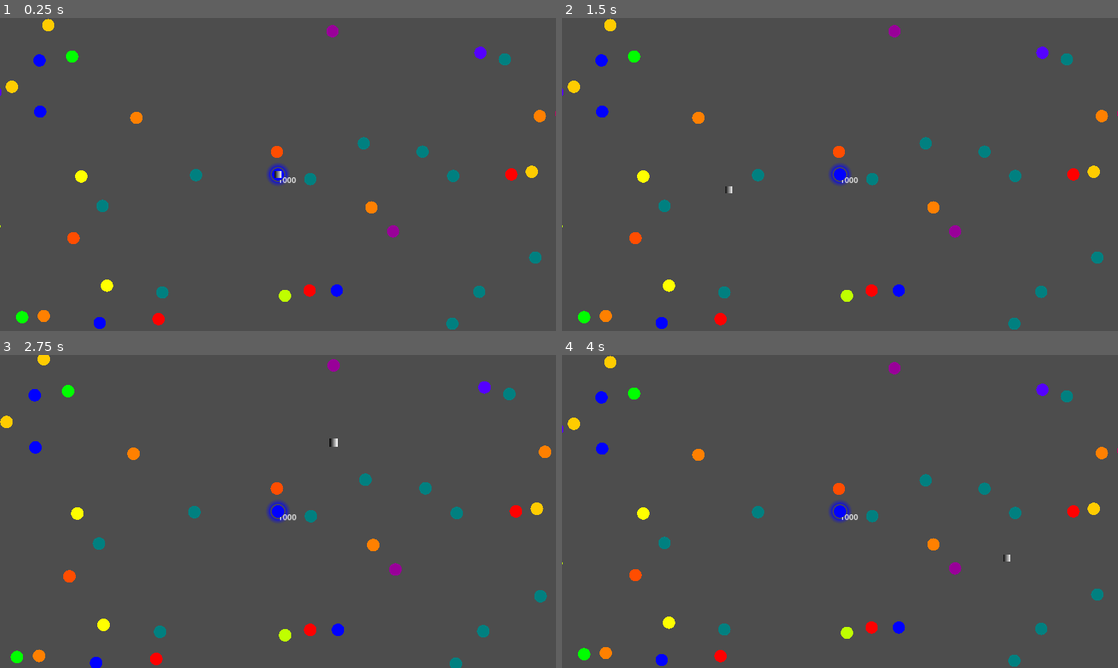
Above: before the commit, frames 1-4 (two rows, left to right).
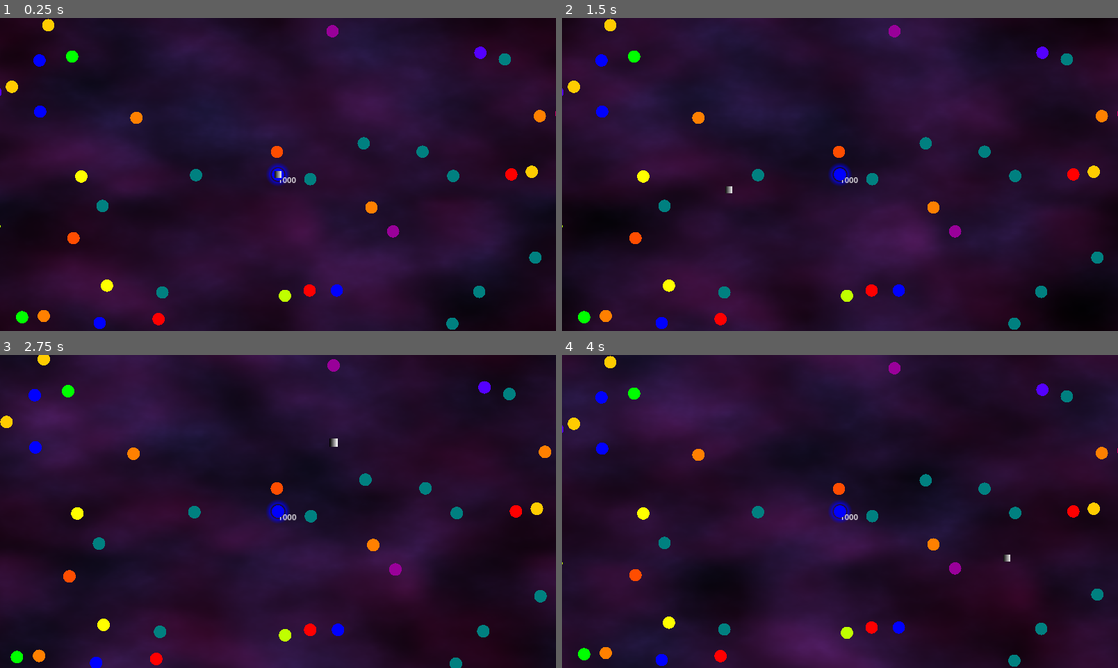
Above: after the commit, the same moments.

Repository: everett-ripley/Colour-Cascade-Game
Game: Godot game, scene res://Scenes/game_scene.tscn
The game is run twice, just before and just after one commit, with the same random seed, the same clock (stepped at 60 frames per second) and the same inputs. The project has no main scene, so this scene is started directly.
Inputs (mouse positions are in pixels of both pictures, inside the frame that each line leads up to):
- Up to frame 1 (0.25 s): no input
- Up to frame 2 (1.5 s): tap Enter at 0.5 s; move the mouse to (962, 158) at 0.52 s; click (962, 158) at 0.6 s; tap R (Reset, bound only after the commit) at 1.25 s; move the mouse to (728, 190) at 1.27 s; right-click (728, 190) at 1.35 s
- Up to frame 3 (2.75 s): tap R (Reset, bound only after the commit) at 2 s; move the mouse to (333, 442) at 2.02 s; tap Mouse wheel up (ZoomIn) at 2.1 s
- Up to frame 4 (4 s): tap R (Reset, bound only after the commit) at 2.75, 3.5 s; move the mouse to (812, 574) at 2.77 s; tap Mouse wheel down (ZoomOut) at 2.85 s; move the mouse to (1006, 558) at 3.52 s; click (1006, 558) at 3.6 s

The runs differ from the first frame. In frame 1, 97% of the frame differs, in the area x 0-100%, y 0-100%; in frame 2, 97%; in frame 3, 97%; in frame 4, 97%.

Commit message:
Background shader and position reset

Diff:
--- /dev/null
+++ b/Materials/background_material.tres
@@ -0,0 +1,35 @@
+[gd_resource type="ShaderMaterial" load_steps=6 format=3 uid="uid://cpskypnhrpl8e"]
+
+[ext_resource type="Shader" path="res://Scenes/background_shader.gdshader" id="1_5ebr0"]
+
+[sub_resource type="FastNoiseLite" id="FastNoiseLite_0woec"]
+noise_type = 3
+frequency = 0.0056
+fractal_octaves = 8
+fractal_lacunarity = 2.04
+fractal_gain = 0.745
+fractal_weighted_strength = 0.69
+
+[sub_resource type="NoiseTexture2D" id="NoiseTexture2D_3pmxs"]
+seamless = true
+noise = SubResource("FastNoiseLite_0woec")
+
+[sub_resource type="FastNoiseLite" id="FastNoiseLite_wvhae"]
+noise_type = 4
+frequency = 0.013
+fractal_lacunarity = 1.47
+fractal_gain = 0.79
+fractal_weighted_strength = 0.64
+
+[sub_resource type="NoiseTexture2D" id="NoiseTexture2D_ool3e"]
+seamless = true
+noise = SubResource("FastNoiseLite_wvhae")
+
+[resource]
+shader = ExtResource("1_5ebr0")
+shader_parameter/colour1 = Color(0.129412, 0.0980392, 0.262745, 1)
+shader_parameter/colour2 = Color(0.211765, 0.0196078, 0.145098, 1)
+shader_parameter/direction1 = Vector2(0.05, 0.05)
+shader_parameter/direction2 = Vector2(-0.075, -0.025)
+shader_parameter/noise1 = SubResource("NoiseTexture2D_3pmxs")
+shader_parameter/noise2 = SubResource("NoiseTexture2D_ool3e")
--- /dev/null
+++ b/Scenes/background_shader.gdshader
@@ -0,0 +1,24 @@
+shader_type canvas_item;
+
+uniform vec3 colour1 :source_color;
+uniform vec3 colour2 :source_color;
+uniform vec2 direction1 = vec2(0.05, 0.05);
+uniform vec2 direction2 = vec2(-0.05, -0.05);
+uniform sampler2D noise1 : repeat_enable;
+uniform sampler2D noise2 : repeat_enable;
+
+
+
+void vertex() {
+	// Called for every vertex the material is visible on.
+}
+
+void fragment() {
+	vec3 colour = texture(noise1, UV + direction1 * TIME).r * colour1 + texture(noise2, UV + direction2 * TIME).r * colour2;
+	COLOR = vec4(colour, 1.0);
+}
+
+//void light() {
+	// Called for every pixel for every light affecting the CanvasItem.
+	// Uncomment to replace the default light processing function with this one.
+//}
--- a/Scenes/game_scene.gd
+++ b/Scenes/game_scene.gd
@@ -11,6 +11,8 @@
 # Called every frame. 'delta' is the elapsed time since the previous frame.
 func _process(delta):
 	$Label.text = str(health)
+	if Input.is_action_just_pressed("Reset"):
+		camera.global_position = Vector2.ZERO
 
 func update_camera_limit(amount:float):
 	camera_limit += amount
--- a/Scenes/game_scene.tscn
+++ b/Scenes/game_scene.tscn
@@ -1,10 +1,18 @@
-[gd_scene load_steps=7 format=3 uid="uid://bghku48fyicmo"]
+[gd_scene load_steps=10 format=3 uid="uid://bghku48fyicmo"]
 
 [ext_resource type="PackedScene" uid="uid://x5c3f3gcbemu" path="res://Scenes/mouse.tscn" id="1_1ra2c"]
 [ext_resource type="Script" path="res://Scenes/game_scene.gd" id="1_8w70b"]
 [ext_resource type="PackedScene" uid="uid://08e5m5y4eibo" path="res://Scenes/colour_node.tscn" id="1_hvmow"]
 [ext_resource type="Script" path="res://Scenes/generation_logic.gd" id="2_5tl61"]
+[ext_resource type="Material" uid="uid://cpskypnhrpl8e" path="res://Materials/background_material.tres" id="2_hpl4m"]
 [ext_resource type="Script" path="res://Scenes/camera.gd" id="3_1kxcd"]
+
+[sub_resource type="Gradient" id="Gradient_71757"]
+offsets = PackedFloat32Array(1)
+colors = PackedColorArray(1, 1, 1, 1)
+
+[sub_resource type="GradientTexture2D" id="GradientTexture2D_2hx2u"]
+gradient = SubResource("Gradient_71757")
 
 [sub_resource type="CapsuleShape2D" id="CapsuleShape2D_qnavv"]
 radius = 222.0
@@ -12,6 +20,27 @@
 
 [node name="GameScene" type="Node2D"]
 script = ExtResource("1_8w70b")
+
+[node name="Background" type="CanvasLayer" parent="."]
+layer = -2
+
+[node name="Control" type="Control" parent="Background"]
+layout_mode = 3
+anchors_preset = 15
+anchor_right = 1.0
+anchor_bottom = 1.0
+grow_horizontal = 2
+grow_vertical = 2
+
+[node name="TextureRect" type="TextureRect" parent="Background/Control"]
+material = ExtResource("2_hpl4m")
+layout_mode = 1
+anchors_preset = 15
+anchor_right = 1.0
+anchor_bottom = 1.0
+grow_horizontal = 2
+grow_vertical = 2
+texture = SubResource("GradientTexture2D_2hx2u")
 
 [node name="GenerationLogic" type="Node" parent="."]
 script = ExtResource("2_5tl61")
--- a/project.godot
+++ b/project.godot
@@ -40,6 +40,11 @@
 "events": [Object(InputEventMouseButton,"resource_local_to_scene":false,"resource_name":"","device":-1,"window_id":0,"a …(259 unchanged characters)…
 ]
 }
+Reset={
+"deadzone": 0.5,
+"events": [Object(InputEventKey,"resource_local_to_scene":false,"resource_name":"","device":-1,"window_id":0,"alt_pressed":false,"shift_pressed":false,"ctrl_pressed":false,"meta_pressed":false,"pressed":false,"keycode":0,"physical_keycode":82,"key_label":0,"unicode":114,"echo":false,"script":null)
+]
+}
 
 [rendering]
 
